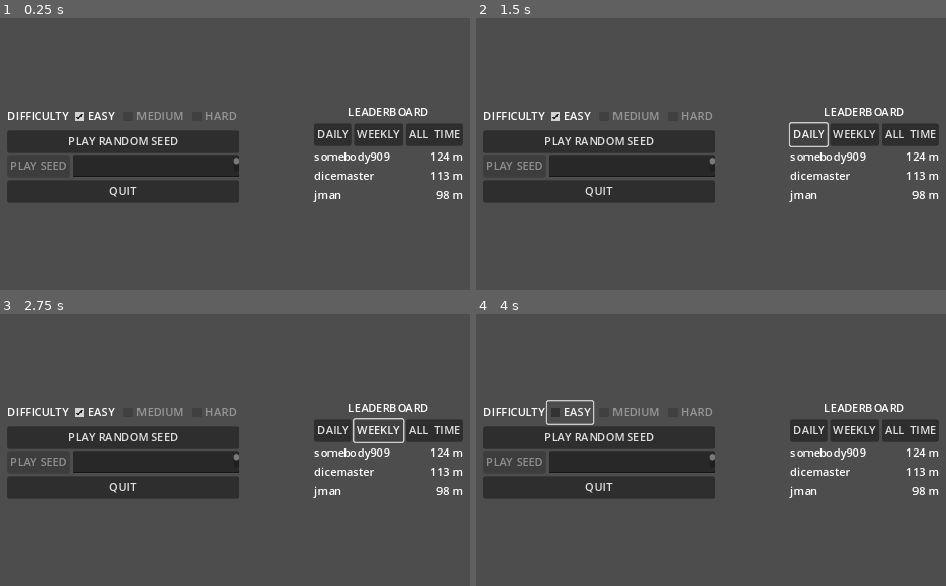
Above: before the commit, frames 1-4 (two rows, left to right).
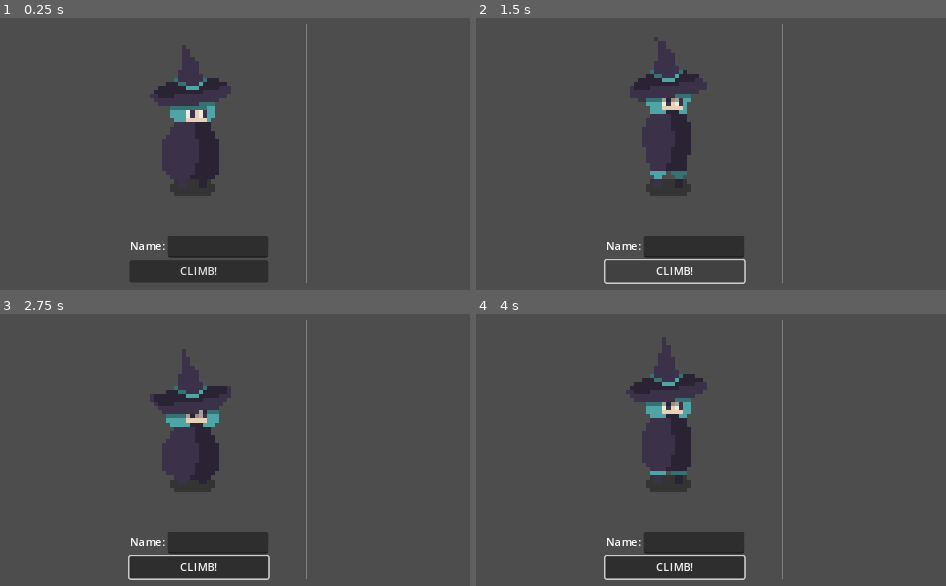
Above: after the commit, the same moments.

Repository: dicemaster5/Summon2Scale
Game: Godot game, scene res://scenes/mainmenu.tscn
The game is run twice, just before and just after one commit, with the same random seed, the same clock (stepped at 60 frames per second) and the same inputs. This scene is started directly instead of the project's main scene.
Inputs (mouse positions are in pixels of both pictures, inside the frame that each line leads up to):
- Up to frame 1 (0.25 s): no input
- Up to frame 2 (1.5 s): click (673, 270) at 0.5 s, where only the run after the commit has a clickable "CLIMB!"; click "DAILY" (after the commit: "CLIMB!") at 1.25 s
- Up to frame 3 (2.75 s): click (380, 430) at 2 s, where only the run before the commit has a clickable "WEEKLY"
- Up to frame 4 (4 s): click (908, 430) at 2.75 s, where only the run before the commit has a clickable "ALL TIME"; click (570, 411) at 3.5 s, where only the run before the commit has a clickable "EASY"

The runs differ from the first frame. In frame 1, 20% of the frame differs, in the area x 1-99%, y 2-98%; in frame 2, 18%; in frame 3, 20%; in frame 4, 21%.

Commit message:
modify main menu

Diff:
--- a/scenes/mainmenu.tscn
+++ b/scenes/mainmenu.tscn
@@ -1,6 +1,57 @@
-[gd_scene load_steps=2 format=3 uid="uid://cv6onxigv60s7"]
+[gd_scene load_steps=10 format=3 uid="uid://cv6onxigv60s7"]
 
-[ext_resource type="PackedScene" uid="uid://dodmau47rvpud" path="res://scenes/scoreboardentry.tscn" id="1_5xgdu"]
+[ext_resource type="Texture2D" uid="uid://cgld6j4x52bus" path="res://assets/Blue Witch/Blue_witch/B_witch_idle.png" id="1_21d8s"]
+[ext_resource type="PackedScene" uid="uid://ctsy6kgah056y" path="res://scenes/scoreboard.tscn" id="1_gs2js"]
+
+[sub_resource type="AtlasTexture" id="AtlasTexture_oqdxi"]
+atlas = ExtResource("1_21d8s")
+region = Rect2(0, 0, 32, 48)
+
+[sub_resource type="AtlasTexture" id="AtlasTexture_bfqr3"]
+atlas = ExtResource("1_21d8s")
+region = Rect2(0, 48, 32, 48)
+
+[sub_resource type="AtlasTexture" id="AtlasTexture_doeg7"]
+atlas = ExtResource("1_21d8s")
+region = Rect2(0, 96, 32, 48)
+
+[sub_resource type="AtlasTexture" id="AtlasTexture_fbsvy"]
+atlas = ExtResource("1_21d8s")
+region = Rect2(0, 144, 32, 48)
+
+[sub_resource type="AtlasTexture" id="AtlasTexture_vaxrg"]
+atlas = ExtResource("1_21d8s")
+region = Rect2(0, 192, 32, 48)
+
+[sub_resource type="AtlasTexture" id="AtlasTexture_c6qw0"]
+atlas = ExtResource("1_21d8s")
+region = Rect2(0, 240, 32, 48)
+
+[sub_resource type="SpriteFrames" id="SpriteFrames_ob1yd"]
+animations = [{
+"frames": [{
+"duration": 1.0,
+"texture": SubResource("AtlasTexture_oqdxi")
+}, {
+"duration": 1.0,
+"texture": SubResource("AtlasTexture_bfqr3")
+}, {
+"duration": 1.0,
+"texture": SubResource("AtlasTexture_doeg7")
+}, {
+"duration": 1.0,
+"texture": SubResource("AtlasTexture_fbsvy")
+}, {
+"duration": 1.0,
+"texture": SubResource("AtlasTexture_vaxrg")
+}, {
+"duration": 1.0,
+"texture": SubResource("AtlasTexture_c6qw0")
+}],
+"loop": true,
+"name": &"default",
+"speed": 3.0
+}]
 
 [node name="Control" type="Control"]
 layout_mode = 3
@@ -24,87 +75,103 @@
 [node name="VBoxContainer" type="VBoxContainer" parent="CenterContainer/HBoxContainer/CenterContainer"]
 layout_mode = 2
 
+[node name="Control" type="Control" parent="CenterContainer/HBoxContainer/CenterContainer/VBoxContainer"]
+custom_minimum_size = Vector2(200, 300)
+layout_mode = 2
+size_flags_horizontal = 4
+
+[node name="AnimatedSprite2D" type="AnimatedSprite2D" parent="CenterContainer/HBoxContainer/CenterContainer/VBoxContainer/Control"]
+scale = Vector2(5.85938, 5.85938)
+sprite_frames = SubResource("SpriteFrames_ob1yd")
+autoplay = "default"
+frame_progress = 0.41291
+centered = false
+
 [node name="HBoxContainer" type="HBoxContainer" parent="CenterContainer/HBoxContainer/CenterContainer/VBoxContainer"]
 layout_mode = 2
 
 [node name="Label" type="Label" parent="CenterContainer/HBoxContainer/CenterContainer/VBoxContainer/HBoxContainer"]
 layout_mode = 2
-text = "DIFFICULTY"
+text = "Name:"
 
-[node name="CheckBox" type="CheckBox" parent="CenterContainer/HBoxContainer/CenterContainer/VBoxContainer/HBoxContainer"]
+[node name="LineEdit" type="LineEdit" parent="CenterContainer/HBoxContainer/CenterContainer/VBoxContainer/HBoxContainer"]
 layout_mode = 2
-button_pressed = true
-text = "EASY"
-
-[node name="CheckBox2" type="CheckBox" parent="CenterContainer/HBoxContainer/CenterContainer/VBoxContainer/HBoxContainer"]
-layout_mode = 2
-disabled = true
-text = "MEDIUM"
-
-[node name="CheckBox3" type="CheckBox" parent="CenterContainer/HBoxContainer/CenterContainer/VBoxContainer/HBoxContainer"]
-layout_mode = 2
-disabled = true
-text = "HARD"
+size_flags_horizontal = 3
+alignment = 3
 
 [node name="Button" type="Button" parent="CenterContainer/HBoxContainer/CenterContainer/VBoxContainer"]
 layout_mode = 2
-text = "PLAY RANDOM SEED"
-
-[node name="HBoxContainer2" type="HBoxContainer" parent="CenterContainer/HBoxContainer/CenterContainer/VBoxContainer"]
-layout_mode = 2
-
-[node name="Button" type="Button" parent="CenterContainer/HBoxContainer/CenterContainer/VBoxContainer/HBoxContainer2"]
-layout_mode = 2
-disabled = true
-text = "PLAY SEED"
-
-[node name="TextEdit" type="TextEdit" parent="CenterContainer/HBoxContainer/CenterContainer/VBoxContainer/HBoxContainer2"]
-layout_mode = 2
-size_flags_horizontal = 3
-editable = false
-
-[node name="Button2" type="Button" parent="CenterContainer/HBoxContainer/CenterContainer/VBoxContainer"]
-layout_mode = 2
-text = "QUIT"
+text = "CLIMB!"
 
 [node name="VSeparator" type="VSeparator" parent="CenterContainer/HBoxContainer"]
 custom_minimum_size = Vector2(100, 0)
 layout_mode = 2
 
-[node name="VBoxContainer2" type="VBoxContainer" parent="CenterContainer/HBoxContainer"]
+[node name="Scoreboard" parent="CenterContainer/HBoxContainer" instance=ExtResource("1_gs2js")]
 layout_mode = 2
 
-[node name="Label" type="Label" parent="CenterContainer/HBoxContainer/VBoxContainer2"]
+[node name="Control" type="Control" parent="."]
+anchors_preset = 0
+offset_left = -134.0
+offset_top = 344.0
+offset_right = -94.0
+offset_bottom = 384.0
+
+[node name="HBoxContainer" type="HBoxContainer" parent="Control"]
 layout_mode = 2
-text = "LEADERBOARD"
-horizontal_alignment = 1
+offset_left = 248.0
+offset_top = 408.0
+offset_right = 582.0
+offset_bottom = 439.0
 
-[node name="HBoxContainer" type="HBoxContainer" parent="CenterContainer/HBoxContainer/VBoxContainer2"]
+[node name="Label" type="Label" parent="Control/HBoxContainer"]
 layout_mode = 2
+text = "DIFFICULTY"
 
-[node name="Button" type="Button" parent="CenterContainer/HBoxContainer/VBoxContainer2/HBoxContainer"]
+[node name="CheckBox" type="CheckBox" parent="Control/HBoxContainer"]
 layout_mode = 2
-text = "DAILY"
+button_pressed = true
+text = "EASY"
 
-[node name="Button3" type="Button" parent="CenterContainer/HBoxContainer/VBoxContainer2/HBoxContainer"]
+[node name="CheckBox2" type="CheckBox" parent="Control/HBoxContainer"]
 layout_mode = 2
-text = "WEEKLY"
+disabled = true
+text = "MEDIUM"
 
-[node name="Button2" type="Button" parent="CenterContainer/HBoxContainer/VBoxContainer2/HBoxContainer"]
+[node name="CheckBox3" type="CheckBox" parent="Control/HBoxContainer"]
 layout_mode = 2
-text = "ALL  TIME"
+disabled = true
+text = "HARD"
 
-[node name="scoreboardentry1" parent="CenterContainer/HBoxContainer/VBoxContainer2" instance=ExtResource("1_5xgdu")]
+[node name="Button" type="Button" parent="Control"]
 layout_mode = 2
-username = "somebody909"
-score = "124 m"
+offset_left = 248.0
+offset_top = 443.0
+offset_right = 582.0
+offset_bottom = 474.0
+text = "PLAY RANDOM SEED"
 
-[node name="scoreboardentry2" parent="CenterContainer/HBoxContainer/VBoxContainer2" instance=ExtResource("1_5xgdu")]
+[node name="HBoxContainer2" type="HBoxContainer" parent="Control"]
 layout_mode = 2
-username = "dicemaster"
-score = "113 m"
+offset_left = 248.0
+offset_top = 478.0
+offset_right = 582.0
+offset_bottom = 509.0
 
-[node name="scoreboardentry3" parent="CenterContainer/HBoxContainer/VBoxContainer2" instance=ExtResource("1_5xgdu")]
+[node name="Button" type="Button" parent="Control/HBoxContainer2"]
 layout_mode = 2
-username = "jman"
-score = "98 m"
+disabled = true
+text = "PLAY SEED"
+
+[node name="TextEdit" type="TextEdit" parent="Control/HBoxContainer2"]
+layout_mode = 2
+size_flags_horizontal = 3
+editable = false
+
+[node name="Button2" type="Button" parent="Control"]
+layout_mode = 2
+offset_left = 248.0
+offset_top = 513.0
+offset_right = 582.0
+offset_bottom = 544.0
+text = "QUIT"
